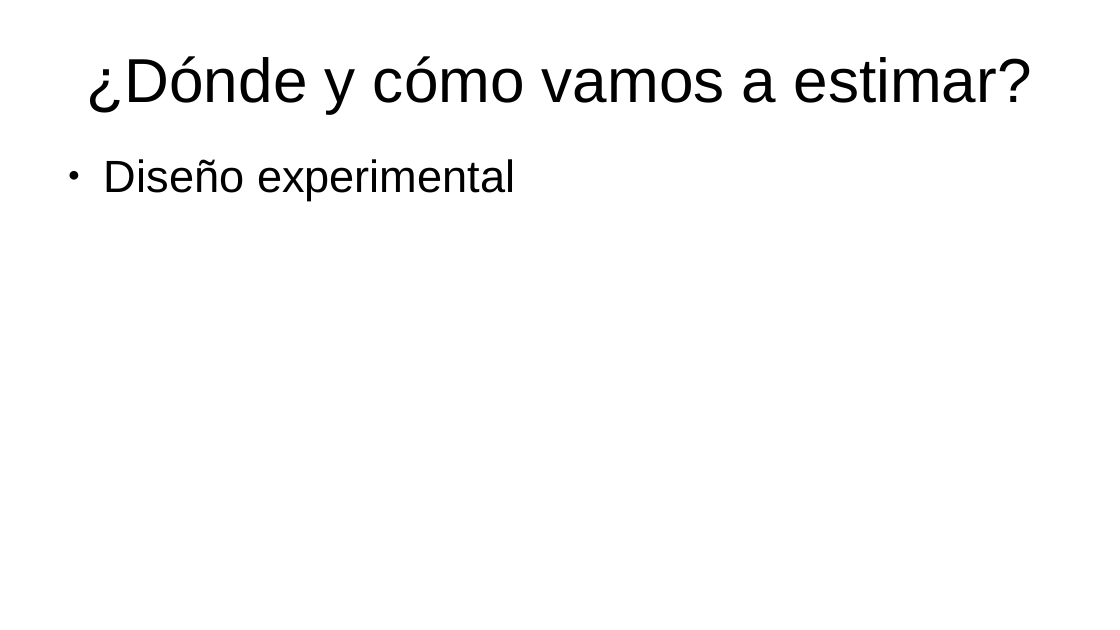
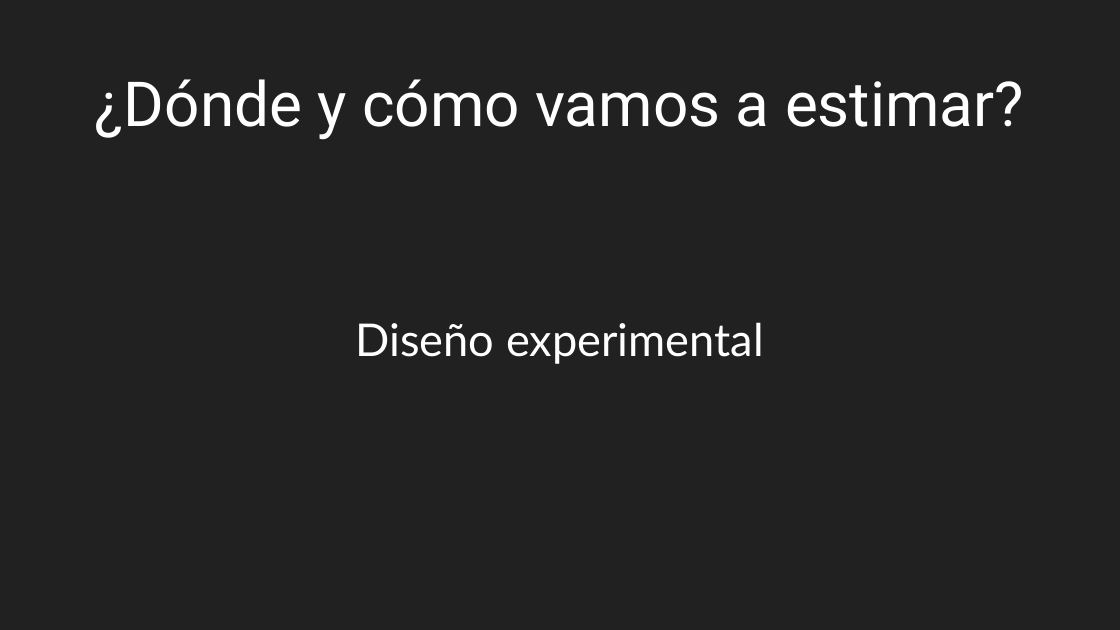
Before and after one commit to gerardommc/Ecologia-poblaciones, a slide deck: slide 17 of Unidad-2/Estimacion-tamano.odp (slide 13 before the commit). Drawn at 1120x630 pixels with LibreOffice and Linux fonts; fonts in the diff are those of the drawing. Boxes give left, top, right and bottom in pixels: in the first picture for what was removed or moved away, otherwise in the second. Text is boxed around its words. In the diff, an @@ line names an element or a change of style, - is before the commit and + after.

```diff
--- a/Unidad-2/Estimacion-tamano.odp
+++ b/Unidad-2/Estimacion-tamano.odp
@@ background #FFFFFF to #212121 @@
@@ title "¿Dónde y cómo vamos a ...": place and size @@
-title "¿Dónde y cómo vamos a ..." at [87, 56, 1032, 113]
+title "¿Dónde y cómo vamos a ..." at [95, 79, 1024, 140]
@@ title "¿Dónde y cómo vamos a ..." at [95, 79, 1024, 140]: font Arial to Roboto, text colour #000000 to #FFFFFF @@
@@ text "Diseño experimental": place and size @@
-text "Diseño experimental" at [104, 159, 515, 201]
+text "Diseño experimental" at [356, 322, 764, 364]
@@ text "Diseño experimental" at [356, 322, 764, 364]: font Arial to Lato, text colour #000000 to #FFFFFF; alignment left to centre; bullet ● to none; vertical alignment top to middle @@
```
Also in this commit, not shown: 12 other slides changed, 4 slides added, 1 other file.
